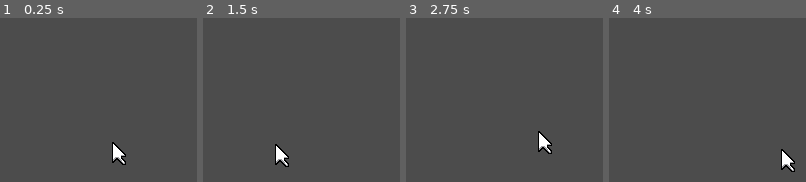
Above: before the commit, frames 1-4 (left to right).
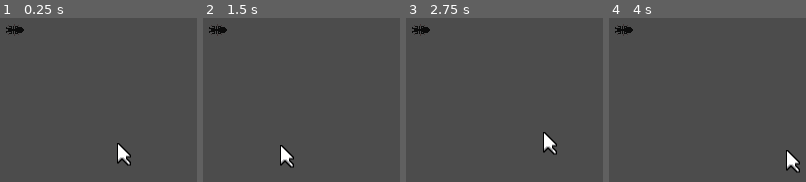
Above: after the commit, the same moments.

Repository: okkdev/bug.OS
Game: Godot game, scene res://Base.tscn
Same seed, same stepped clock (60 frames per second), same inputs: the game is played once before the commit and once after it.
Inputs (mouse positions are in pixels of both pictures, inside the frame that each line leads up to):
- Up to frame 1 (0.25 s): no input
- Up to frame 2 (1.5 s): tap Enter at 0.5 s; move the mouse to (370, 150) at 0.52 s; tap Space at 1.25 s; move the mouse to (287, 155) at 1.27 s
- Up to frame 3 (2.75 s): tap Enter at 2 s; move the mouse to (549, 142) at 2.02 s
- Up to frame 4 (4 s): tap Space at 2.75 s; move the mouse to (723, 163) at 2.77 s; tap Enter at 3.5 s; move the mouse to (792, 160) at 3.52 s

The runs differ from the first frame. In frame 1, 1.2% of the frame differs, in the area x 3-67%, y 3-91%; in frame 2, 1.2%; in frame 3, 1.2%; in frame 4, 1.2%.

Commit message:
add cursor bug collision

Diff:
--- a/Base.tscn
+++ b/Base.tscn
@@ -1,19 +1,38 @@
-[gd_scene load_steps=4 format=2]
+[gd_scene load_steps=6 format=2]
 
 [ext_resource path="res://scripts/cursor.gd" type="Script" id=1]
 [ext_resource path="res://assets/sprites/misc.png" type="Texture" id=2]
+[ext_resource path="res://assets/sprites/bugs.png" type="Texture" id=3]
 
 [sub_resource type="CircleShape2D" id=1]
 
+[sub_resource type="CapsuleShape2D" id=2]
+radius = 6.0
+height = 8.0
+
 [node name="Base" type="Node2D"]
 
-[node name="Cursor" type="Area2D" parent="."]
+[node name="Cursor" type="KinematicBody2D" parent="."]
 script = ExtResource( 1 )
 
 [node name="Sprite" type="Sprite" parent="Cursor"]
 texture = ExtResource( 2 )
 region_enabled = true
-region_rect = Rect2( 0, 0, 32, 32 )
+region_rect = Rect2( 4, 4, 14, 23 )
 
 [node name="CollisionShape2D" type="CollisionShape2D" parent="Cursor"]
 shape = SubResource( 1 )
+
+[node name="Bug" type="RigidBody2D" parent="."]
+gravity_scale = 0.0
+
+[node name="Sprite" type="Sprite" parent="Bug"]
+position = Vector2( 291, 176 )
+texture = ExtResource( 3 )
+region_enabled = true
+region_rect = Rect2( 5, 10, 18, 12 )
+
+[node name="CollisionShape2D" type="CollisionShape2D" parent="Bug"]
+position = Vector2( 291, 176 )
+rotation = -1.5708
+shape = SubResource( 2 )
--- a/scripts/cursor.gd
+++ b/scripts/cursor.gd
@@ -1,7 +1,8 @@
-extends Node
+extends KinematicBody2D
 
 export var speed_multiplier = 1
-var current_pos = {"x": 0, "y": 0}
+var current_pos = Vector2()
+var velocity = Vector2()
 
 func _ready():
   Input.set_mouse_mode(Input.MOUSE_MODE_CAPTURED)
@@ -12,9 +13,10 @@
     update_y(event.relative.y * speed_multiplier)
     update_x(event.relative.x * speed_multiplier)
 
-func _process(delta):
-  self.position.x = current_pos.x
-  self.position.y = current_pos.y
+func _physics_process(delta):
+    self.position.x = current_pos.x
+    self.position.y = current_pos.y
+    move_and_collide(velocity * delta)
 
 func update_y(y):
   current_pos.y += y
Not shown, added: assets/sprites/bugs.png.import
Not shown, added: assets/sprites/window.png.import
